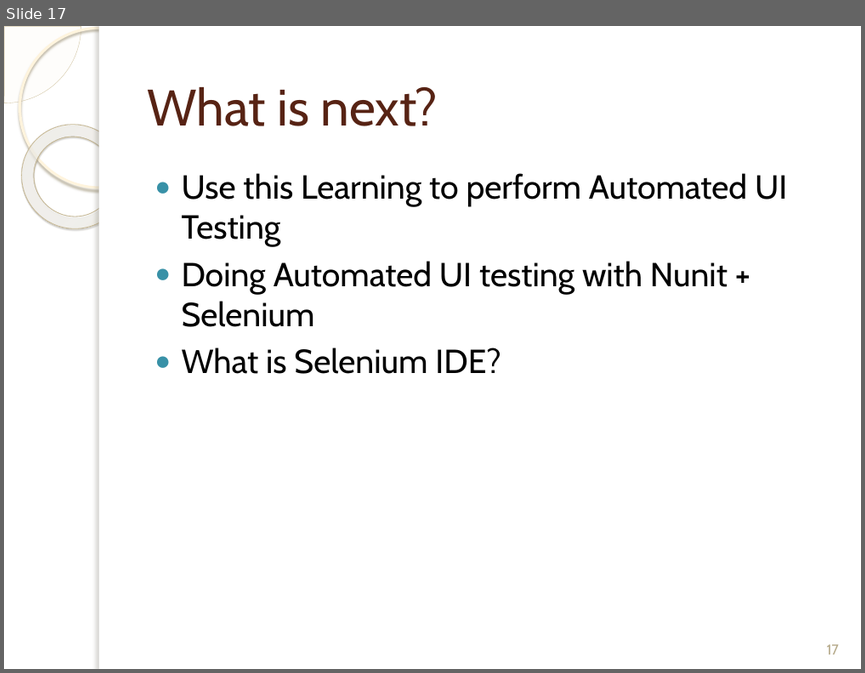
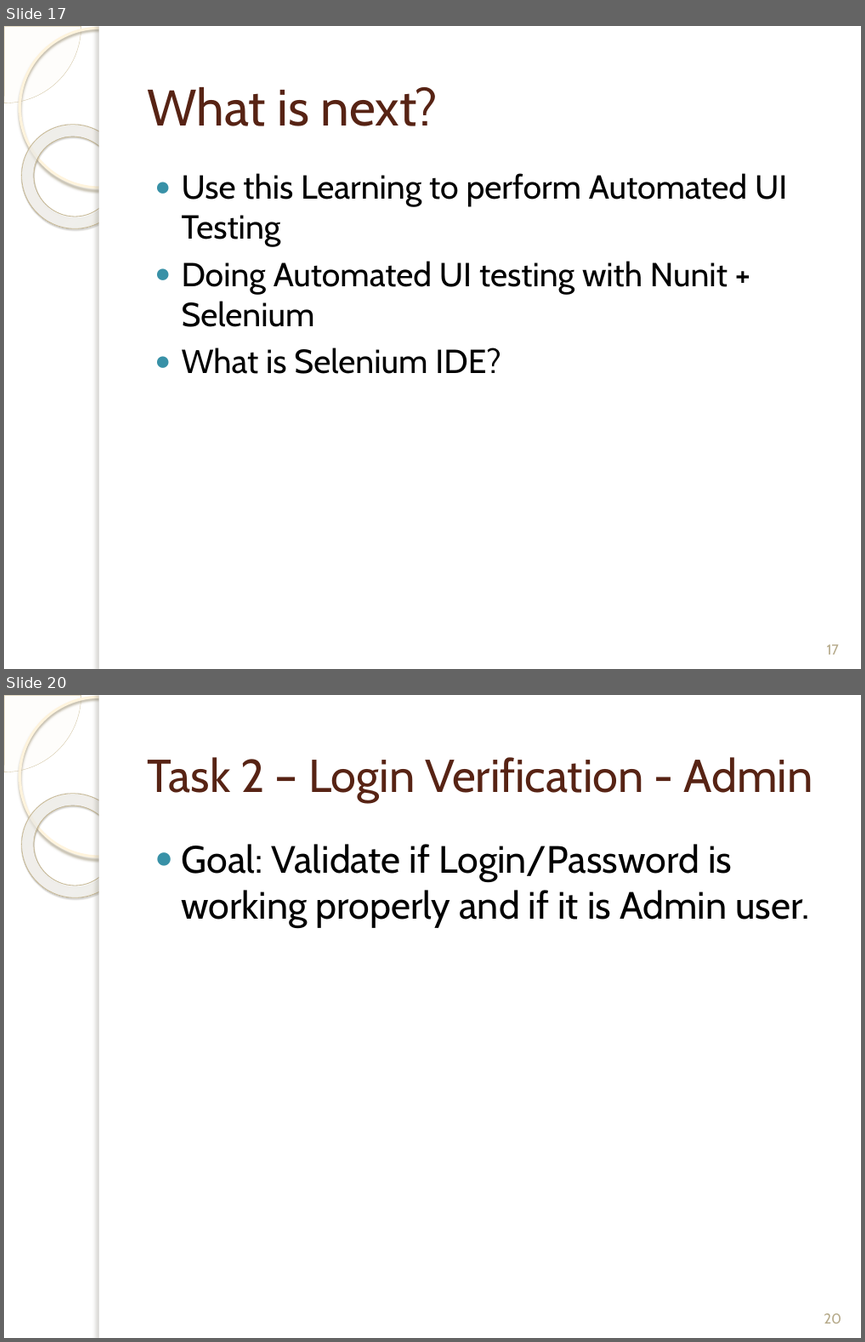
Before and after one commit to bilalshahzad139/SeleniumUIAutomation, a slide deck: Intro_To_Selenium.pptx. Shown one above the other, each under a label of ours: slide 17 before the commit, slides 17 and 20 after it; the slides between them are not shown. The pictures are 865x673 and 865x1342 pixels, drawn with LibreOffice and Linux fonts; fonts in the diff are those of the drawing; background and template pictures are left out. Boxes give left, top, right and bottom in pixels: in the first picture for what was removed or moved away, otherwise in the second. Text is boxed around its words. In the diff, an @@ line names an element or a change of style, - is before the commit and + after.

```diff
--- a/Intro_To_Selenium.pptx
+++ b/Intro_To_Selenium.pptx
@@ slide 20 added at (4,695,861,1338), background picture (left out); not listed: 5 template elements that a slide beside it also shows @@
@@ title added at (147,757,813,803), 38.7 pt, text #572314 @@
+Task 2 – Login Verification - Admin
@@ text added at (182,844,809,927), 32 pt, text #000000 @@
+● Goal: Validate if Login/Password is working properly and if it is Admin user.
@@ page number added at (823,1313,841,1323), 12 pt, text #B6A98A @@
+20
```
Also in this commit, not shown: 1 slide changed, 9 other slides added, 7 other files.
